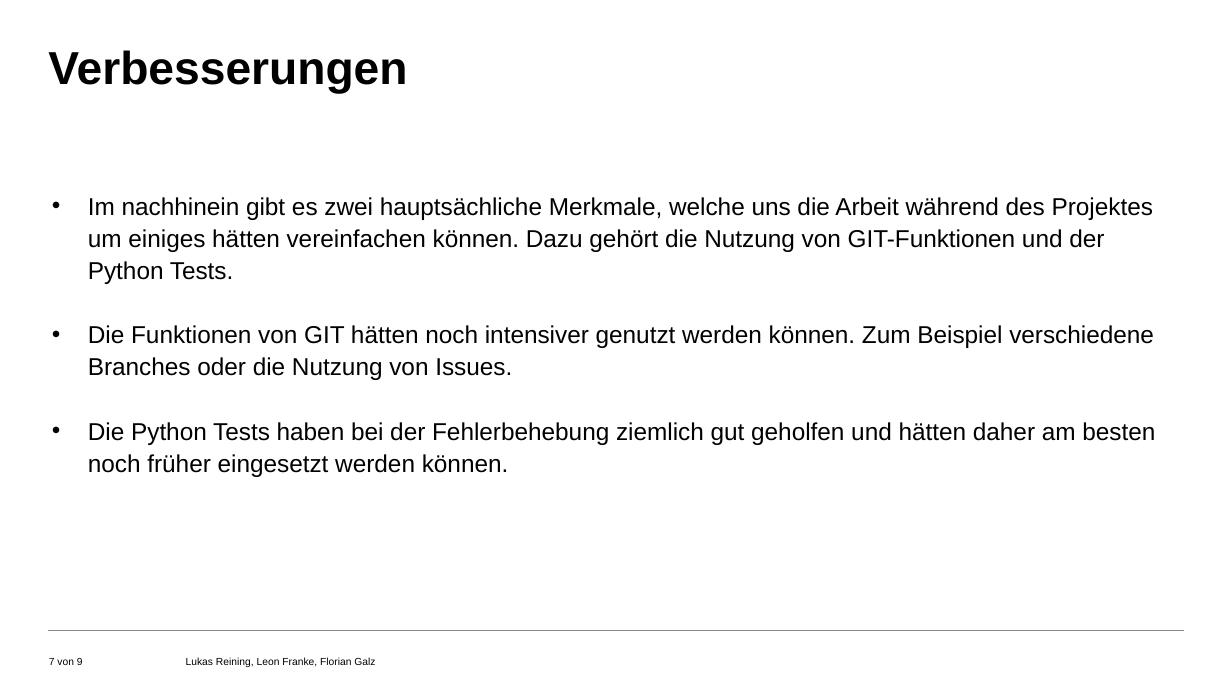
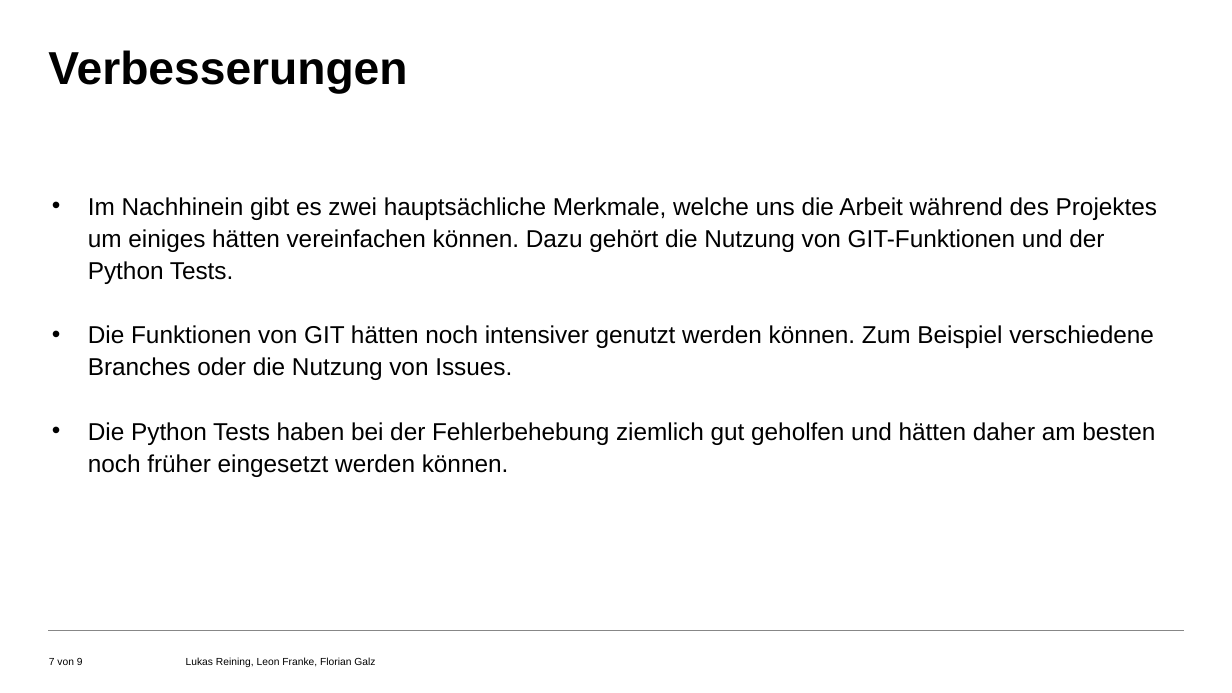
Before and after one commit to Luku1806/PSE-HTTP-Server, a slide deck: slide 7 of docs/Präsentation.pptx. Drawn at 1232x693 pixels with LibreOffice and Linux fonts; fonts in the diff are those of the drawing; background and template pictures are left out. Boxes give left, top, right and bottom in pixels: in the first picture for what was removed or moved away, otherwise in the second. Text is boxed around its words. In the diff, an @@ line names an element or a change of style, - is before the commit and + after.

```diff
--- a/docs/Präsentation.pptx
+++ b/docs/Präsentation.pptx
@@ text at (x1=88, y1=197, x2=1157, y2=284): text changed @@
-• Im nachhinein gibt es zwei hauptsächliche Merkmale, welche uns die Arbeit während des Projektes um einiges hätten vereinfachen können. Dazu gehört die Nutzung von GIT-Funktionen und der Python Tests.
+• Im Nachhinein gibt es zwei hauptsächliche Merkmale, welche uns die Arbeit während des Projektes um einiges hätten vereinfachen können. Dazu gehört die Nutzung von GIT-Funktionen und der Python Tests.
```
Also in this commit, not shown: 1 other slide changed.
